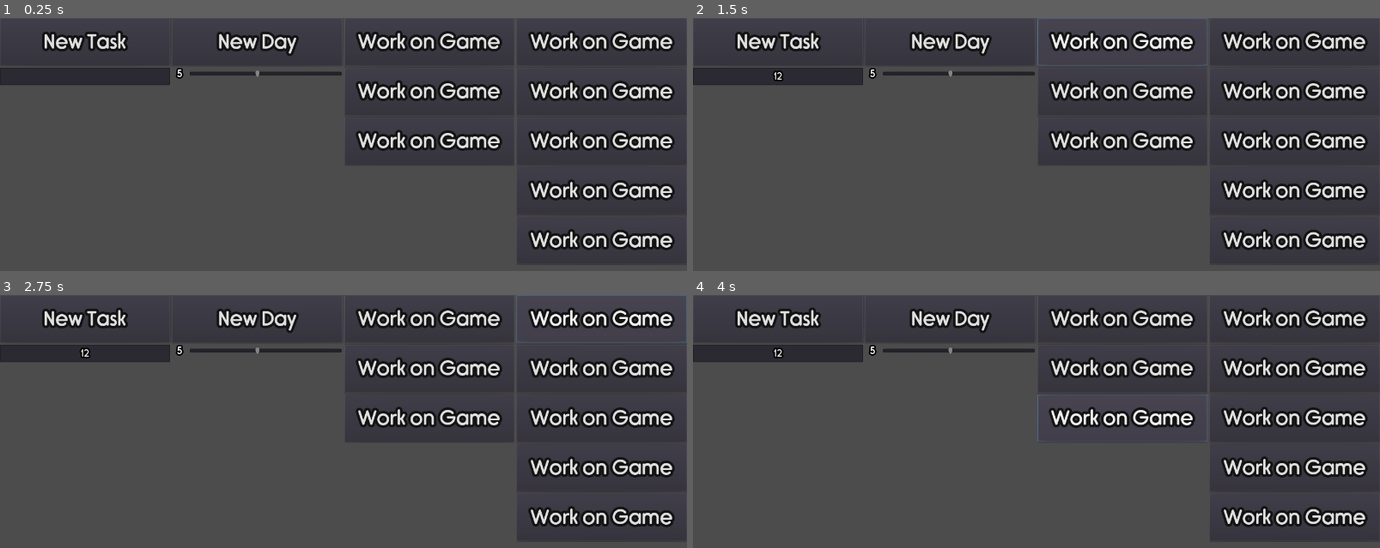
Above: before the commit, frames 1-4 (two rows, left to right).
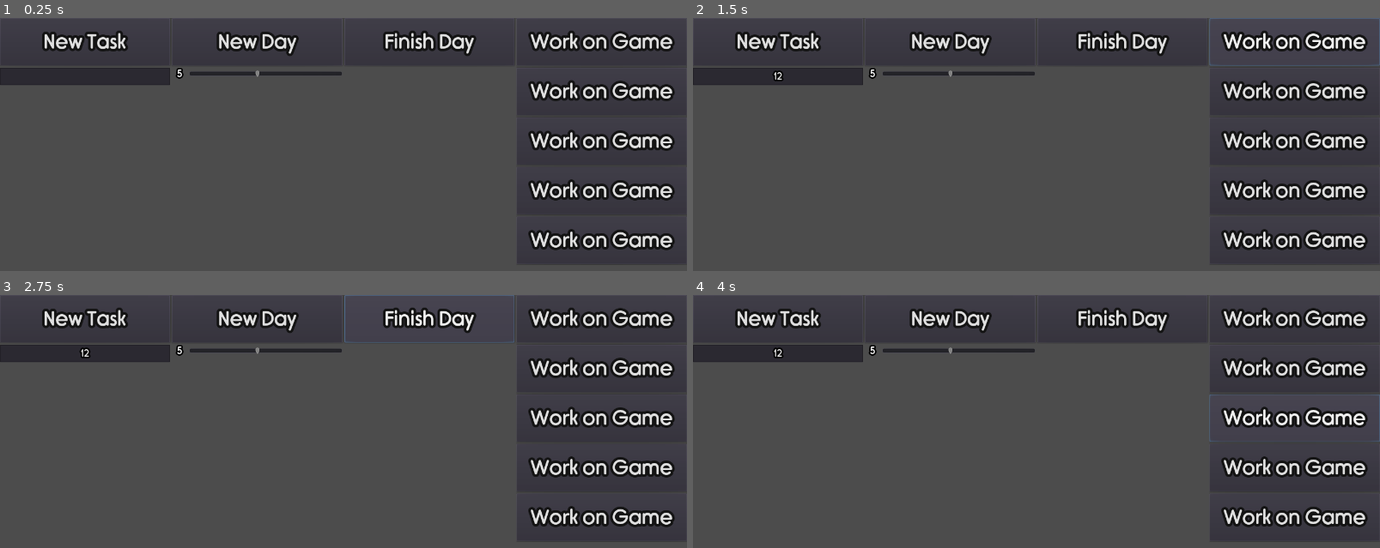
Above: after the commit, the same moments.

Repository: Tzeryushi/Daily-Driving
Game: Godot game, scene res://MainBlock.tscn
The game is run twice, just before and just after one commit, with the same random seed, the same clock (stepped at 60 frames per second) and the same inputs.
Inputs (mouse positions are in pixels of both pictures, inside the frame that each line leads up to):
- Up to frame 1 (0.25 s): no input
- Up to frame 2 (1.5 s): click (775, 76) at 0.52 s; type "12" at 0.6 s; click "Work on Game" at 1.25 s
- Up to frame 3 (2.75 s): click "Work on Game" (after the commit: "Finish Day") at 2 s
- Up to frame 4 (4 s): click "Work on Game" at 2.75 s; click "Work on Game" at 3.5 s

The runs differ from the first frame. In frame 1, 3.7% of the frame differs, in the area x 51-74%, y 5-53%; in frame 2, 4.1%; in frame 3, 4.1%, in the area x 50-100%, y 0-53%; in frame 4, 3.8%.

Commit message:
Cleaning style and MVP behaviour

Diff:
--- a/DailyElement.gd
+++ b/DailyElement.gd
@@ -1,6 +1,6 @@
-extends VBoxContainer
+extends Control
 
-onready var element_title = $Title
+onready var element_title = $DailyElementBox/Title
 
 var origin_node = null
 
--- a/DailyElement.tscn
+++ b/DailyElement.tscn
@@ -4,16 +4,27 @@
 [ext_resource path="res://DailyElement.gd" type="Script" id=2]
 [ext_resource path="res://ElementDetails.tres" type="Theme" id=3]
 
-[node name="DailyElement" type="VBoxContainer"]
-anchor_right = 1.0
-anchor_bottom = 1.0
-margin_right = -1077.0
-margin_bottom = -666.0
-rect_pivot_offset = Vector2( -270, -147 )
+[node name="DailyElement" type="PanelContainer"]
+self_modulate = Color( 1, 1, 1, 0 )
+margin_right = 289.0
+margin_bottom = 118.0
 script = ExtResource( 2 )
 
-[node name="Title" type="Label" parent="."]
-margin_right = 289.0
+[node name="Background" type="ColorRect" parent="."]
+margin_left = 7.0
+margin_top = 7.0
+margin_right = 282.0
+margin_bottom = 111.0
+
+[node name="DailyElementBox" type="VBoxContainer" parent="."]
+margin_left = 7.0
+margin_top = 7.0
+margin_right = 282.0
+margin_bottom = 111.0
+rect_pivot_offset = Vector2( -270, -147 )
+
+[node name="Title" type="Label" parent="DailyElementBox"]
+margin_right = 275.0
 margin_bottom = 69.0
 size_flags_horizontal = 3
 size_flags_vertical = 6
@@ -22,35 +33,35 @@
 align = 1
 valign = 1
 
-[node name="HBoxContainer" type="HBoxContainer" parent="."]
+[node name="HBoxContainer" type="HBoxContainer" parent="DailyElementBox"]
 margin_top = 73.0
-margin_right = 289.0
+margin_right = 275.0
 margin_bottom = 104.0
 size_flags_horizontal = 3
 size_flags_vertical = 3
 
-[node name="Kill" type="Button" parent="HBoxContainer"]
-margin_right = 93.0
+[node name="Kill" type="Button" parent="DailyElementBox/HBoxContainer"]
+margin_right = 89.0
 margin_bottom = 31.0
 size_flags_horizontal = 3
 theme = ExtResource( 3 )
 text = "Kill"
 
-[node name="Fail" type="Button" parent="HBoxContainer"]
-margin_left = 97.0
-margin_right = 191.0
+[node name="Fail" type="Button" parent="DailyElementBox/HBoxContainer"]
+margin_left = 93.0
+margin_right = 182.0
 margin_bottom = 31.0
 size_flags_horizontal = 3
 theme = ExtResource( 3 )
 text = "Fail"
 
-[node name="Pop" type="Button" parent="HBoxContainer"]
-margin_left = 195.0
-margin_right = 289.0
+[node name="Pop" type="Button" parent="DailyElementBox/HBoxContainer"]
+margin_left = 186.0
+margin_right = 275.0
 margin_bottom = 31.0
 size_flags_horizontal = 3
 theme = ExtResource( 3 )
 text = "Pop"
 
-[connection signal="pressed" from="HBoxContainer/Kill" to="." method="_on_Kill_pressed"]
-[connection signal="pressed" from="HBoxContainer/Pop" to="." method="_on_Pop_pressed"]
+[connection signal="pressed" from="DailyElementBox/HBoxContainer/Kill" to="." method="_on_Kill_pressed"]
+[connection signal="pressed" from="DailyElementBox/HBoxContainer/Pop" to="." method="_on_Pop_pressed"]
--- a/DailyTaskContainer.gd
+++ b/DailyTaskContainer.gd
@@ -26,6 +26,8 @@
 	return temp_element
 
 func _on_NewDay_pressed():
+	for i in pool.get_children():
+		_on_daily_delete(i)
 	for i in element_container.get_children():
 		if i.get_force():
 			if !i.get_used():
--- a/Element.tscn
+++ b/Element.tscn
@@ -5,6 +5,7 @@
 [ext_resource path="res://Element.gd" type="Script" id=3]
 
 [node name="Element" type="PanelContainer"]
+self_modulate = Color( 1, 1, 1, 0 )
 margin_right = 270.0
 margin_bottom = 118.0
 script = ExtResource( 3 )
--- a/MainBlock.tscn
+++ b/MainBlock.tscn
@@ -107,41 +107,31 @@
 size_flags_horizontal = 3
 size_flags_vertical = 3
 
-[node name="PoppedTasks" type="ScrollContainer" parent="HBoxContainer"]
+[node name="PoppedTaskContainer" type="VBoxContainer" parent="HBoxContainer"]
 margin_left = 685.0
 margin_right = 1023.0
 margin_bottom = 768.0
 size_flags_horizontal = 3
 size_flags_vertical = 3
 
-[node name="VBoxContainer" type="VBoxContainer" parent="HBoxContainer/PoppedTasks"]
+[node name="Button" type="Button" parent="HBoxContainer/PoppedTaskContainer"]
+margin_right = 338.0
+margin_bottom = 95.0
+theme = ExtResource( 1 )
+text = "Finish Day"
+
+[node name="PoppedTasks" type="ScrollContainer" parent="HBoxContainer/PoppedTaskContainer"]
+margin_top = 99.0
 margin_right = 338.0
 margin_bottom = 768.0
 size_flags_horizontal = 3
 size_flags_vertical = 3
 
-[node name="Button9" type="Button" parent="HBoxContainer/PoppedTasks/VBoxContainer"]
+[node name="VBoxContainer" type="VBoxContainer" parent="HBoxContainer/PoppedTaskContainer/PoppedTasks"]
 margin_right = 338.0
-margin_bottom = 95.0
-mouse_filter = 1
-theme = ExtResource( 1 )
-text = "Work on Game"
-
-[node name="Button10" type="Button" parent="HBoxContainer/PoppedTasks/VBoxContainer"]
-margin_top = 99.0
-margin_right = 338.0
-margin_bottom = 194.0
-mouse_filter = 1
-theme = ExtResource( 1 )
-text = "Work on Game"
-
-[node name="Button11" type="Button" parent="HBoxContainer/PoppedTasks/VBoxContainer"]
-margin_top = 198.0
-margin_right = 338.0
-margin_bottom = 293.0
-mouse_filter = 1
-theme = ExtResource( 1 )
-text = "Work on Game"
+margin_bottom = 669.0
+size_flags_horizontal = 3
+size_flags_vertical = 3
 
 [node name="Calendar" type="ScrollContainer" parent="HBoxContainer"]
 margin_left = 1027.0
--- a/PoppedElement.tscn
+++ b/PoppedElement.tscn
@@ -2,14 +2,22 @@
 
 [ext_resource path="res://ElementScor.tres" type="Theme" id=1]
 
-[node name="PoppedElement" type="VBoxContainer"]
+[node name="Control" type="Control"]
+margin_right = 308.0
+margin_bottom = 107.0
+
+[node name="ColorRect" type="ColorRect" parent="."]
 anchor_right = 1.0
 anchor_bottom = 1.0
-margin_right = -1058.0
-margin_bottom = -659.0
 
-[node name="Label" type="Label" parent="."]
-margin_right = 308.0
+[node name="PoppedElement" type="VBoxContainer" parent="."]
+margin_left = 7.0
+margin_top = 7.0
+margin_right = 301.0
+margin_bottom = 100.0
+
+[node name="Label" type="Label" parent="PoppedElement"]
+margin_right = 294.0
 margin_bottom = 69.0
 size_flags_horizontal = 3
 size_flags_vertical = 6
@@ -18,32 +26,32 @@
 align = 1
 valign = 1
 
-[node name="HBoxContainer" type="HBoxContainer" parent="."]
+[node name="HBoxContainer" type="HBoxContainer" parent="PoppedElement"]
 margin_top = 73.0
-margin_right = 308.0
-margin_bottom = 109.0
+margin_right = 294.0
+margin_bottom = 93.0
 size_flags_horizontal = 3
 size_flags_vertical = 3
 
-[node name="Unpop" type="Button" parent="HBoxContainer"]
-margin_right = 74.0
-margin_bottom = 36.0
+[node name="Unpop" type="Button" parent="PoppedElement/HBoxContainer"]
+margin_right = 70.0
+margin_bottom = 20.0
 size_flags_horizontal = 3
 
-[node name="Button2" type="Button" parent="HBoxContainer"]
-margin_left = 78.0
-margin_right = 152.0
-margin_bottom = 36.0
+[node name="Button2" type="Button" parent="PoppedElement/HBoxContainer"]
+margin_left = 74.0
+margin_right = 145.0
+margin_bottom = 20.0
 size_flags_horizontal = 3
 
-[node name="Button3" type="Button" parent="HBoxContainer"]
-margin_left = 156.0
-margin_right = 230.0
-margin_bottom = 36.0
+[node name="Button3" type="Button" parent="PoppedElement/HBoxContainer"]
+margin_left = 149.0
+margin_right = 219.0
+margin_bottom = 20.0
 size_flags_horizontal = 3
 
-[node name="Button4" type="Button" parent="HBoxContainer"]
-margin_left = 234.0
-margin_right = 308.0
-margin_bottom = 36.0
+[node name="Button4" type="Button" parent="PoppedElement/HBoxContainer"]
+margin_left = 223.0
+margin_right = 294.0
+margin_bottom = 20.0
 size_flags_horizontal = 3
